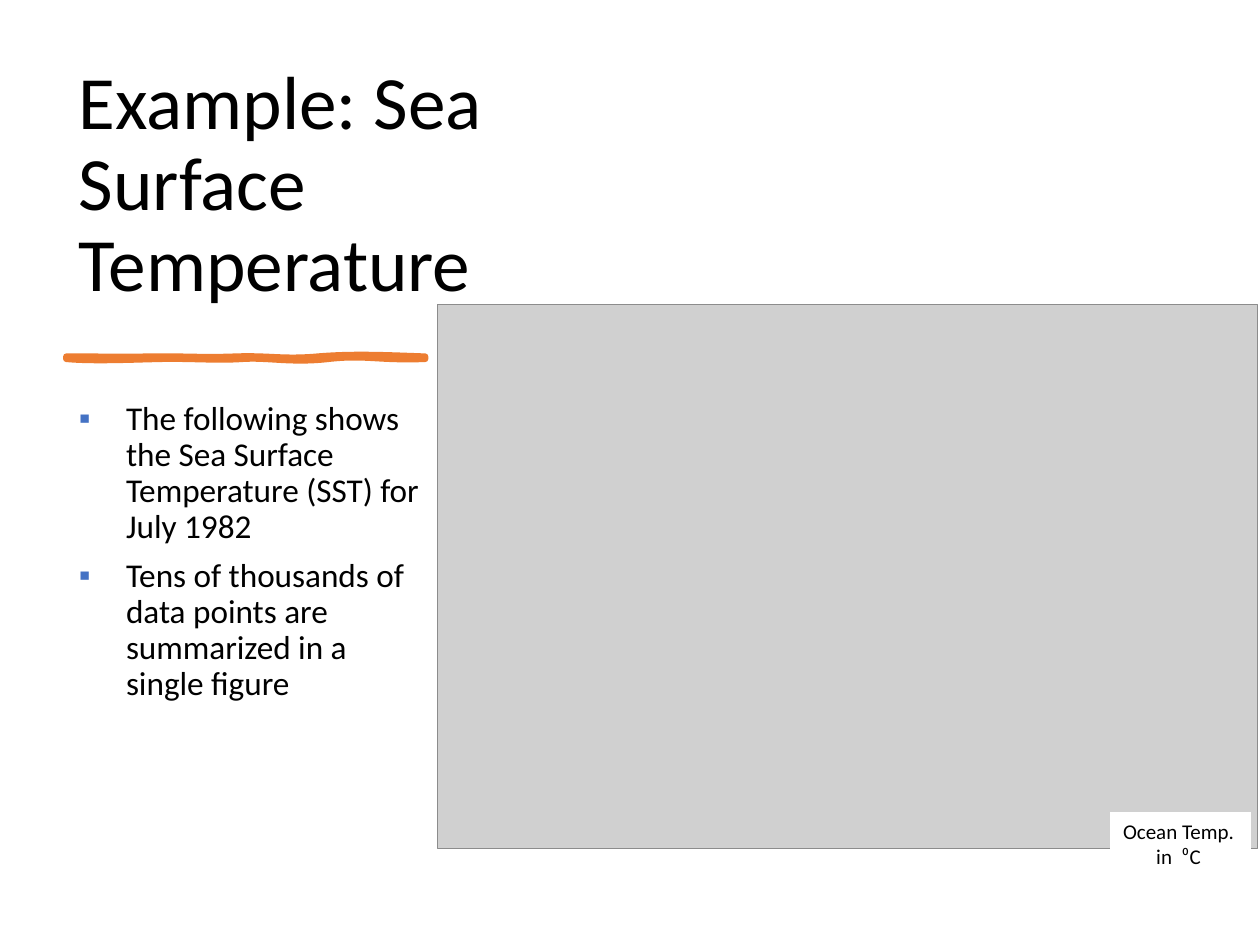
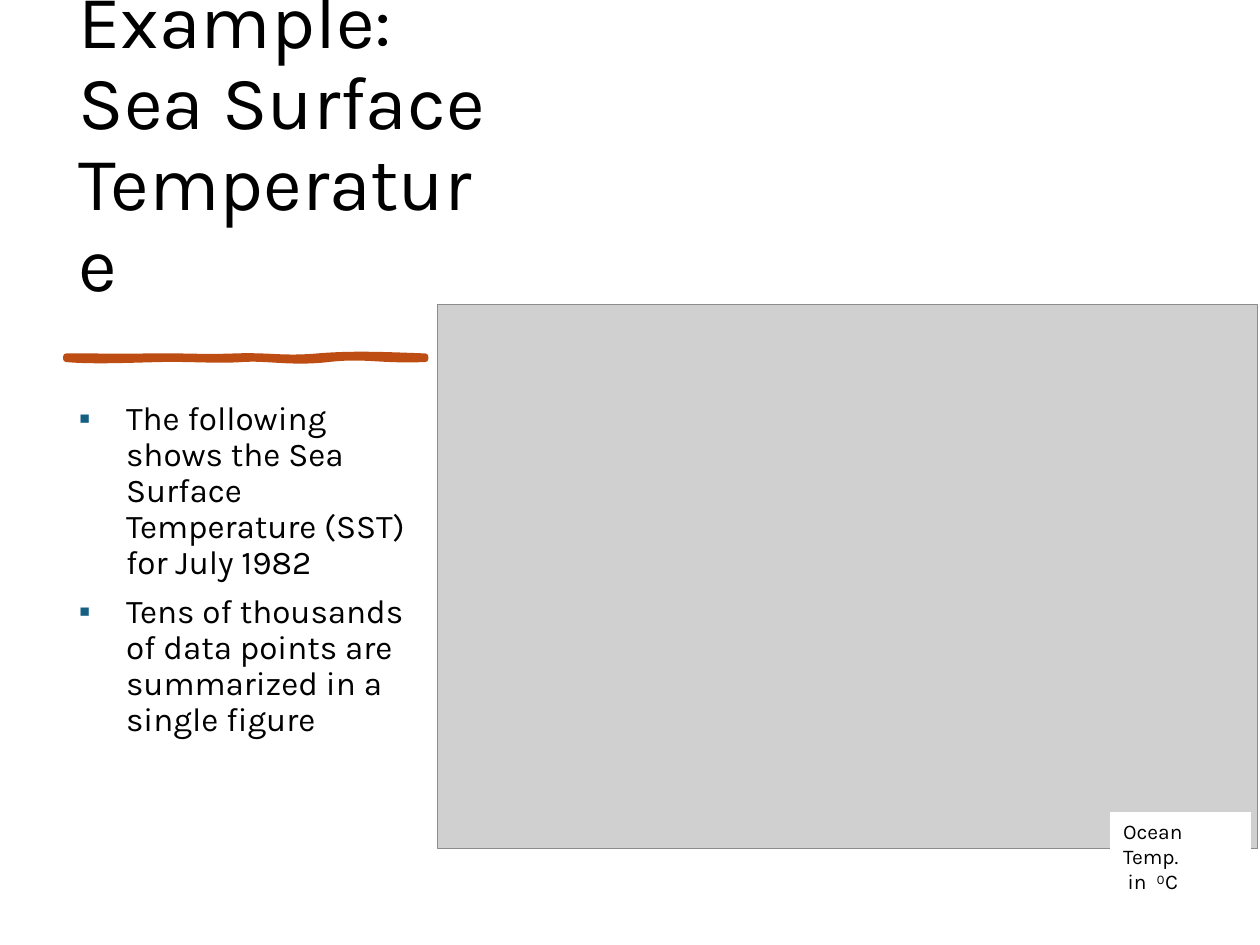
Before and after one commit to mhahsler/Introduction_to_Data_Mining_R_Examples, a slide deck: slide 18 of slides/chap2_exploration.pptx. Drawn at 1260x945 pixels with LibreOffice and Linux fonts; fonts in the diff are those of the drawing; grey boxes stand for pictures. Boxes give left, top, right and bottom in pixels: in the first picture for what was removed or moved away, otherwise in the second. Text is boxed around its words. In the diff, an @@ line names an element or a change of style, - is before the commit and + after.

```diff
--- a/slides/chap2_exploration.pptx
+++ b/slides/chap2_exploration.pptx
@@ title "Example: Sea Surface Temperature" at (x1=79, y1=0, x2=485, y2=130): font Calibri to Karla @@
@@ freeform shape at (x1=67, y1=357, x2=426, y2=359): fill #ED7D31 to #BE4D14; outline #ED7D31 3.5 pt to #BE4D14 3.5 pt @@
@@ text "The following shows the Sea ..." at (x1=126, y1=407, x2=404, y2=739): font Calibri to Karla; bullet colour #4472C4 to #156082 @@
@@ rectangle "Ocean Temp." at (x1=1111, y1=813, x2=1251, y2=876): font Calibri to Karla @@
```
Also in this commit, not shown: 35 other slides changed, 1 other file.
